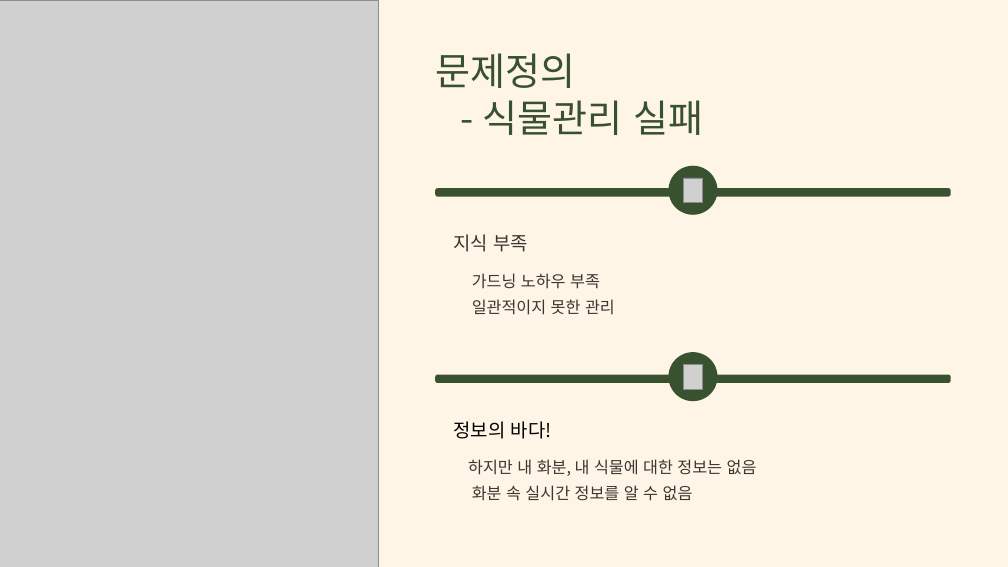
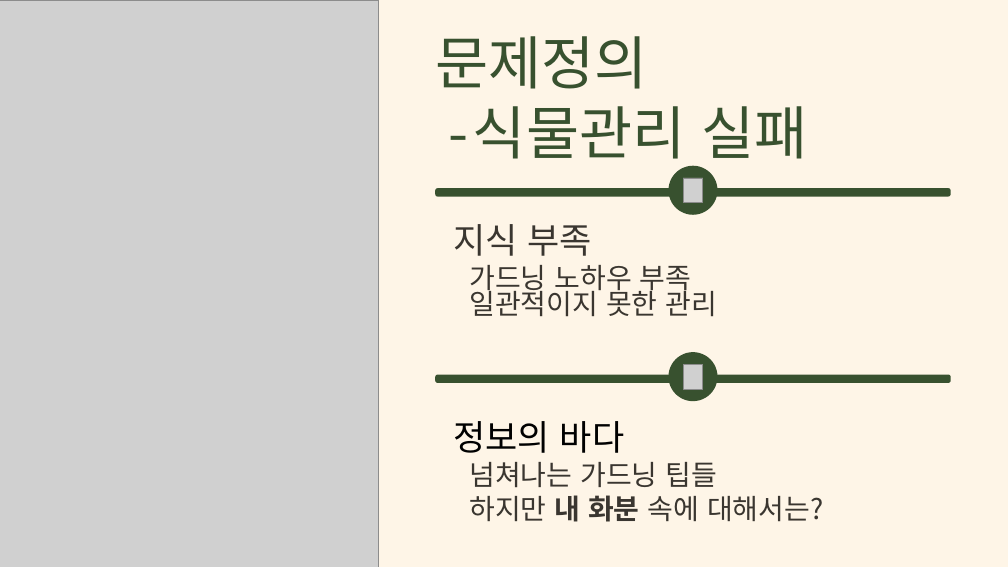
Before and after one commit to bigCoDult/Green_Stab, a slide deck: slide 2 of Green_Stab_KOR.pptx. Drawn at 1008x567 pixels with LibreOffice and Linux fonts; fonts in the diff are those of the drawing; grey boxes stand for pictures; background and template pictures are left out. Boxes give left, top, right and bottom in pixels: in the first picture for what was removed or moved away, otherwise in the second. Text is boxed around its words. In the diff, an @@ line names an element or a change of style, - is before the commit and + after.

```diff
--- a/Green_Stab_KOR.pptx
+++ b/Green_Stab_KOR.pptx
@@ text "문제정의": place and size @@
-text "문제정의" at (435,53,703,135)
+text "문제정의" at (435,36,808,169)
@@ text "문제정의" at (435,36,808,169): size 43.5 to 66 pt; line spacing 54.5pt to 1 @@
@@ text at (454,224,592,256): paragraph added @@
+지식 부족
@@ text "지식 부족": place and size @@
-text "지식 부족" at (472,273,615,315)
+text "지식 부족" at (454,224,717,317)
@@ text removed at (454,234,528,252) @@
-지식 부족
@@ text at (469,265,717,317): size 18.5 to 32 pt in "가드닝 노하우 부족", "일관적이지 못한 관리"; line spacing 29.5pt to 1 @@
@@ text at (454,421,824,522): text changed; size 18.5 to 32 pt @@
-하지만 내 화분, 내 식물에 대한 정보는 없음
-화분 속 실시간 정보를 알 수 없음
+정보의 바다
+넘쳐나는 가드닝 팁들
+하지만 내 화분 속에 대해서는?
@@ text removed at (454,421,552,439) @@
-정보의 바다!
```
Also in this commit, not shown: 8 other slides changed.
